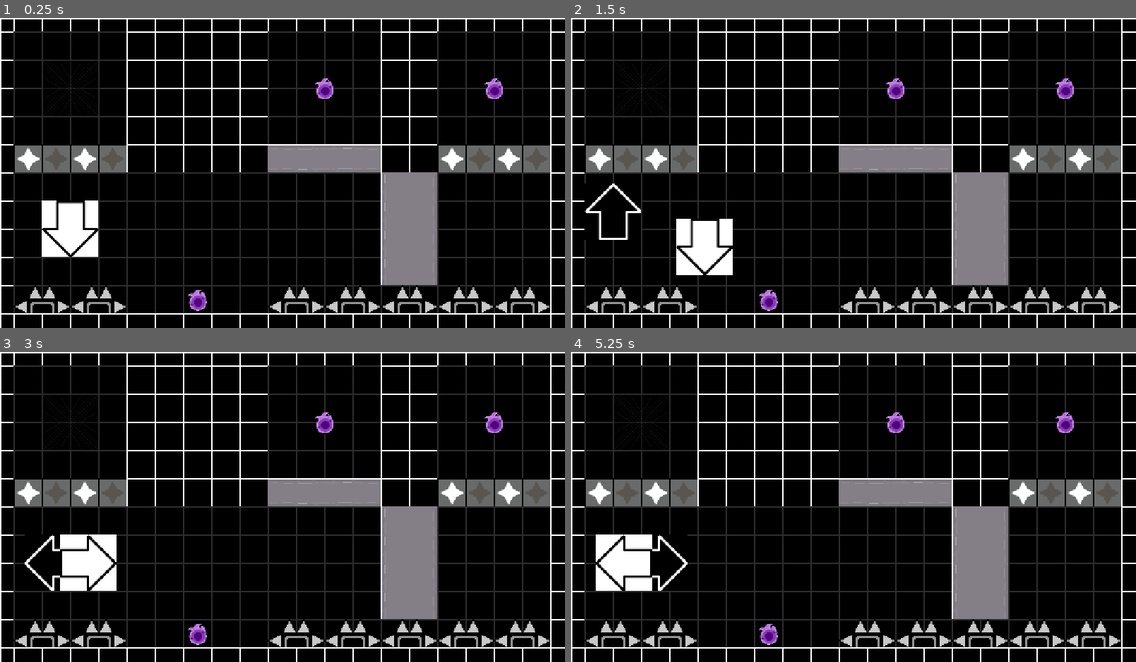
Above: before the commit, frames 1-4 (two rows, left to right).
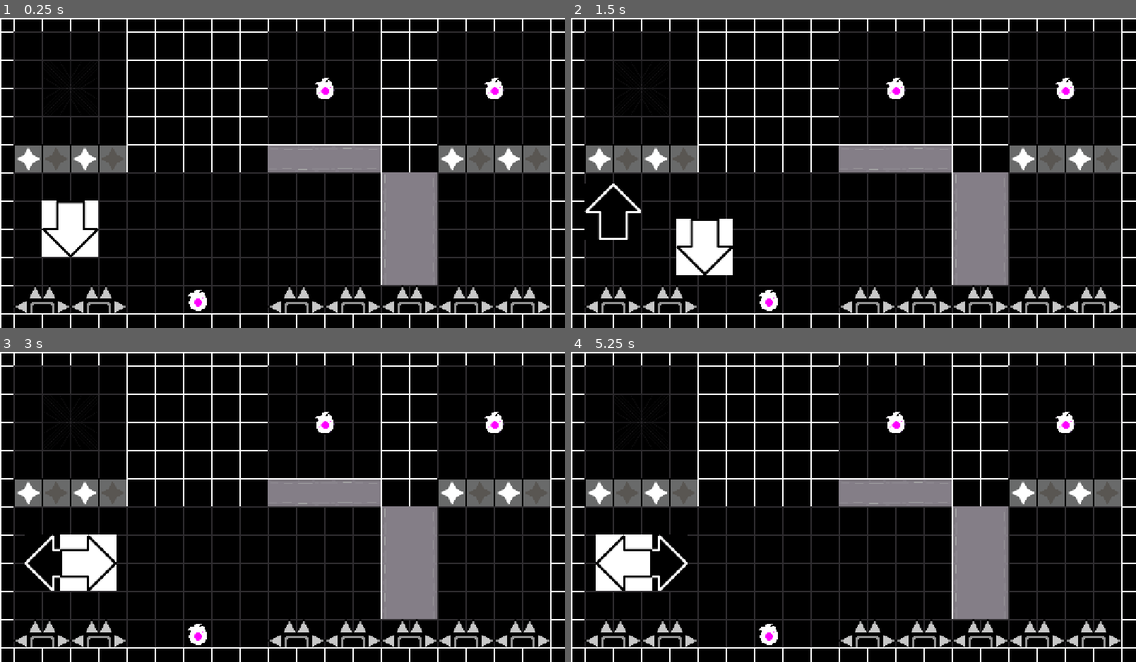
Above: after the commit, the same moments.

Repository: Equipe-Plasma/Switch-Shadow
Game: Godot game, scene res://fase/fase 5/fase_5.tscn
The game is run twice, just before and just after one commit, with the same random seed, the same clock (stepped at 60 frames per second) and the same inputs. This scene is started directly instead of the project's main scene. Sound files missing from this copy of the repository are replaced by a short silence.
Inputs:
- Up to frame 1 (0.25 s): no input
- Up to frame 2 (1.5 s): tap Enter at 0.5, 1.35 s; hold D (mover_direita) 0.53-1.28 s; hold Space (trocar_sombra) 0.53-1.28 s; hold S (mover_baixo) from 1.28 s (still down)
- Up to frame 3 (3 s): release S (mover_baixo) at 2 s; click "TRY AGAIN" at 2 s; tap Space (trocar_sombra) at 2.75 s; hold D (mover_direita) from 2.78 s (still down); tap Keypad Enter at 2.85 s
- Up to frame 4 (5.25 s): release D (mover_direita) at 3.53 s; hold W (mover_cima) 3.53-4.25 s; tap Space (trocar_sombra) at 3.6 s; click "TRY AGAIN" at 4.25 s; tap Enter at 5, 5.1 s; hold A (mover_esquerda) from 5.03 s (still down)

The runs differ from the first frame. In frame 1, 0.5% of the frame differs, in the area x 33-90%, y 19-95%; in frame 2, 0.5%; in frame 3, 0.5%; in frame 4, 0.5%.

Commit message:
sprites de botão e item alterados, som de falha

Diff:
--- a/editor/botao/botao.tscn
+++ b/editor/botao/botao.tscn
@@ -1,7 +1,7 @@
 [gd_scene format=3 uid="uid://wup3oocdjljp"]
 
 [ext_resource type="Script" uid="uid://pvfxwwsgony0" path="res://editor/botao/botao.gd" id="1_4r8hv"]
-[ext_resource type="Texture2D" uid="uid://bchcgujtuh12l" path="res://assets/outros/botao.jpg" id="2_fpt5w"]
+[ext_resource type="Texture2D" uid="uid://fs71wtno30wf" path="res://assets/outros/botao.png" id="2_i5aji"]
 
 [sub_resource type="RectangleShape2D" id="RectangleShape2D_g4v7s"]
 size = Vector2(128, 128)
@@ -13,7 +13,7 @@
 
 [node name="Sprite2D" type="Sprite2D" parent="." unique_id=362553206]
 z_index = -1
-texture = ExtResource("2_fpt5w")
+texture = ExtResource("2_i5aji")
 
 [node name="CollisionShape2D" type="CollisionShape2D" parent="." unique_id=908624281]
 shape = SubResource("RectangleShape2D_g4v7s")
--- a/editor/espinho/espinho.gd
+++ b/editor/espinho/espinho.gd
@@ -4,7 +4,6 @@
 enum TipoEspinho { AMBOS, APENAS_PLAYER, APENAS_SOMBRA }
 
 @export var tipo: TipoEspinho = TipoEspinho.AMBOS
-
 @onready var sprite: Sprite2D = $Sprite2D
 
 func _ready() -> void:
--- a/editor/item/item.tscn
+++ b/editor/item/item.tscn
@@ -14,6 +14,7 @@
 shape = SubResource("CircleShape2D_123ki")
 
 [node name="Sprite2D" type="Sprite2D" parent="." unique_id=498615420]
+self_modulate = Color(18.892157, 18.892157, 18.892157, 1)
 texture = ExtResource("2_cjhq7")
 
 [node name="Item_coletado" type="AudioStreamPlayer2D" parent="." unique_id=395619158]
--- a/editor/portal_saida/portal_saida.gd
+++ b/editor/portal_saida/portal_saida.gd
@@ -6,7 +6,6 @@
 var ativo: bool = false
 
 @onready var sprite: Sprite2D = $Sprite2D
-
 
 func _ready() -> void:
 	if not body_entered.is_connected(_on_body_entered):
--- a/menu/telas/tela_derrota/tela_derrota.gd
+++ b/menu/telas/tela_derrota/tela_derrota.gd
@@ -7,6 +7,7 @@
 
 @export var botao_tentar_novamente: Button
 @export var botao_menu: Button
+@onready var morte: AudioStreamPlayer = $morte
 
 var botoes: Array[Button] = []
 var indice_selecionado: int = 0
@@ -20,6 +21,7 @@
 
 func _ready() -> void:
 	get_tree().paused = false
+	morte.play()
 
 	botoes = [
 		botao_tentar_novamente,
--- a/menu/telas/tela_derrota/tela_derrota.tscn
+++ b/menu/telas/tela_derrota/tela_derrota.tscn
@@ -1,6 +1,7 @@
 [gd_scene format=3 uid="uid://cgtgr4idie5lh"]
 
 [ext_resource type="Script" uid="uid://dx1wlv0ejh75c" path="res://menu/telas/tela_derrota/tela_derrota.gd" id="1_pm3wf"]
+[ext_resource type="AudioStream" uid="uid://dla5rglil18kv" path="res://sons/morte.mp3" id="2_3iln6"]
 
 [node name="TelaDerrota" type="Control" unique_id=1428311591 node_paths=PackedStringArray("botao_tentar_novamente", "botao_menu")]
 layout_mode = 3
@@ -62,5 +63,9 @@
 offset_bottom = 426.0
 text = "VOLTAR_MENU"
 
+[node name="morte" type="AudioStreamPlayer" parent="." unique_id=1760001674]
+stream = ExtResource("2_3iln6")
+volume_db = 8.491
+
 [connection signal="pressed" from="BotaoTentarNovamente" to="." method="_on_botao_tentar_novamente_pressed"]
 [connection signal="pressed" from="BotaoMenu" to="." method="_on_botao_menu_pressed"]
--- a/menu/telas/tela_vitoria/tela_vitoria.gd
+++ b/menu/telas/tela_vitoria/tela_vitoria.gd
@@ -12,7 +12,7 @@
 
 @export var botao_proxima_fase: Button
 @export var botao_menu: Button
-@onready var audio_vitoria: AudioStreamPlayer = $audio_vitoria
+@onready var vitoria: AudioStreamPlayer = $vitoria
 
 var botoes: Array[Button] = []
 var indice_selecionado: int = 0
--- a/menu/telas/tela_vitoria/tela_vitoria.tscn
+++ b/menu/telas/tela_vitoria/tela_vitoria.tscn
@@ -1,7 +1,7 @@
 [gd_scene format=3 uid="uid://drc06yh60ttaj"]
 
 [ext_resource type="Script" uid="uid://bgv0tho60vngc" path="res://menu/telas/tela_vitoria/tela_vitoria.gd" id="1_vetyl"]
-[ext_resource type="AudioStream" uid="uid://c05anfv6dpns6" path="res://sons/fase_completa.mp3" id="2_hgvxo"]
+[ext_resource type="AudioStream" uid="uid://b4f0hp0huk6tk" path="res://sons/vitoria.mp3" id="2_hgvxo"]
 
 [node name="TelaVitoria" type="Control" unique_id=62974723 node_paths=PackedStringArray("botao_proxima_fase", "botao_menu")]
 layout_mode = 3
@@ -68,9 +68,8 @@
 grow_vertical = 2
 text = "VOLTAR_MENU"
 
-[node name="audio_vitoria" type="AudioStreamPlayer" parent="." unique_id=1859594892]
+[node name="vitoria" type="AudioStreamPlayer" parent="." unique_id=1825104428]
 stream = ExtResource("2_hgvxo")
-volume_db = 6.386
 
 [connection signal="pressed" from="BotaoProximaFase" to="." method="_on_botao_proxima_fase_pressed"]
 [connection signal="pressed" from="BotaoMenu" to="." method="_on_botao_menu_pressed"]
Binary file removed: assets/outros/botao.jpg
Binary file added: assets/outros/botao.png
Not shown, changed: assets/outros/botao.png.import
Not shown: 1 places in editor/item/item.tscn that only renumber resources
Not shown, removed: sons/fase_completa.mp3.import
Not shown, added: sons/morte.mp3.import
Not shown, added: sons/vitoria.mp3.import
Not shown, removed: sons/fase_completa.mp3
Not shown, added: sons/morte.mp3
Not shown, added: sons/vitoria.mp3
